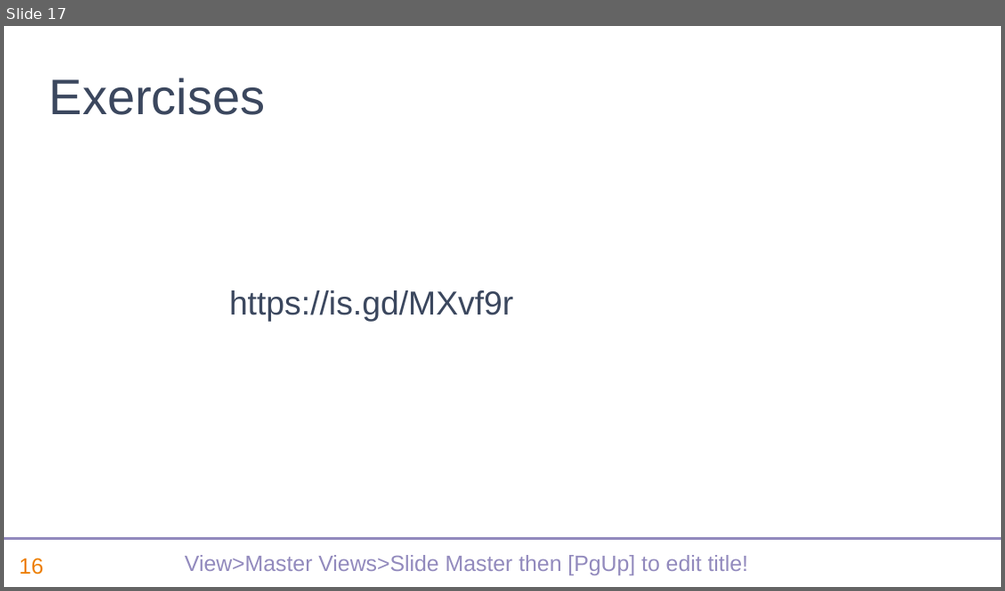
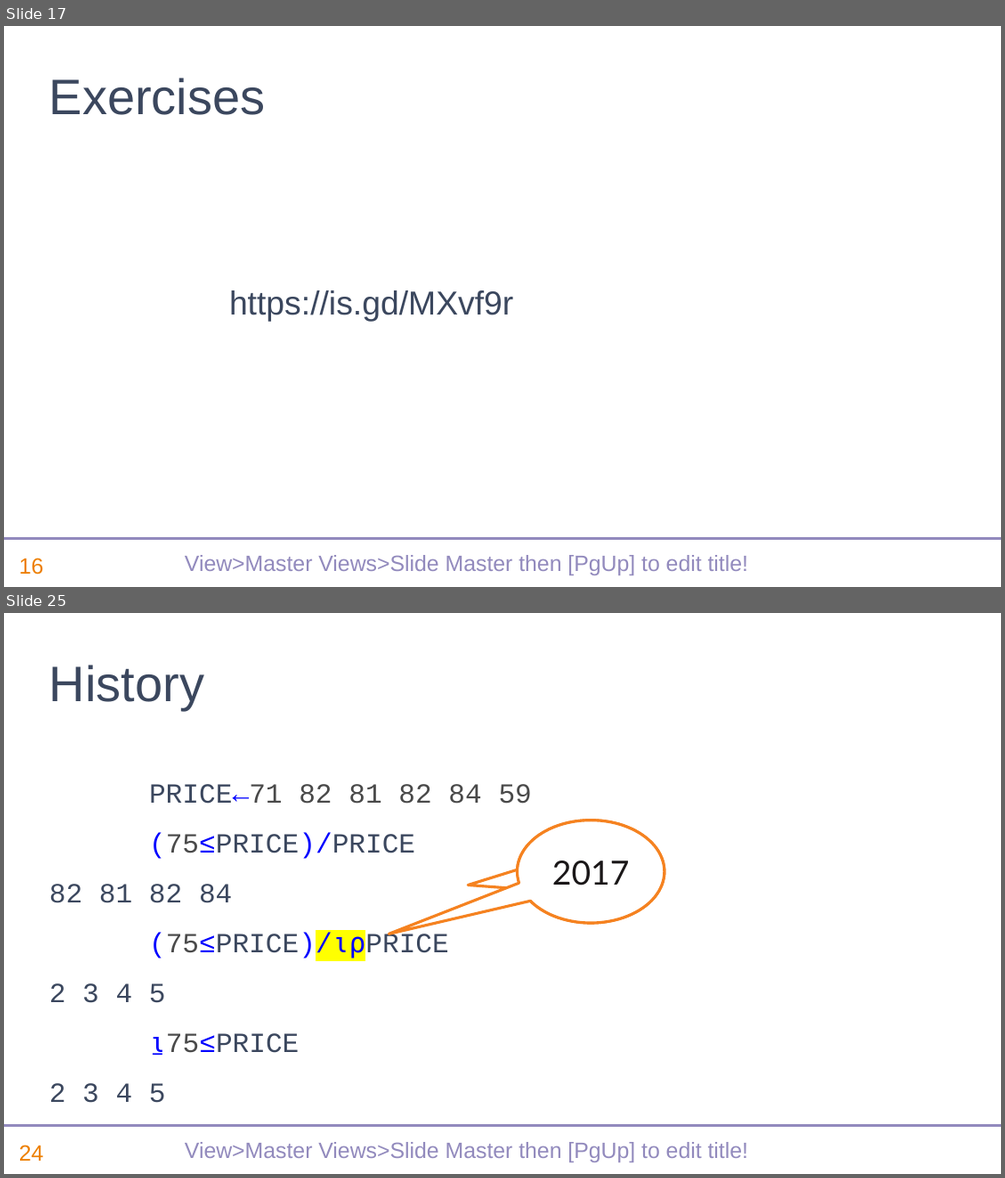
Before and after one commit to dyalog-training/2022-SP1, a slide deck: sp1-recent-features-dyalog.pptx. Shown one above the other, each under a label of ours: slide 17 before the commit, slides 17 and 25 after it; the slides between them are not shown. The pictures are 1005x591 and 1005x1178 pixels, drawn with LibreOffice and Linux fonts; fonts in the diff are those of the drawing; background and template pictures are left out. Boxes give left, top, right and bottom in pixels: in the first picture for what was removed or moved away, otherwise in the second. Text is boxed around its words. In the diff, an @@ line names an element or a change of style, - is before the commit and + after.

```diff
--- a/sp1-recent-features-dyalog.pptx
+++ b/sp1-recent-features-dyalog.pptx
@@ slide 25 added at bbox=[4, 613, 1001, 1174], background #FFFFFF; not listed: 3 template elements that a slide beside it also shows @@
@@ title added at bbox=[49, 665, 204, 710], 36 pt, text #3B475E @@
+History
@@ text added at bbox=[49, 784, 532, 1103], 20 pt, text #3B475E @@
+PRICE←71 82 81 82 84 59
+(75≤PRICE)/PRICE
+82 81 82 84
+(75≤PRICE)/⍳⍴PRICE
+2 3 4 5
+⍸75≤PRICE
+2 3 4 5
@@ speech bubble added at bbox=[518, 820, 665, 923], fill #FFFFFF, outline #F58220 2 pt, 24 pt, text #1A1718 @@
+2003
@@ speech bubble added at bbox=[518, 820, 665, 923], fill #FFFFFF, outline #F58220 2 pt, 24 pt, text #1A1718 @@
+2017
```
Also in this commit, not shown: 19 other slides added.
